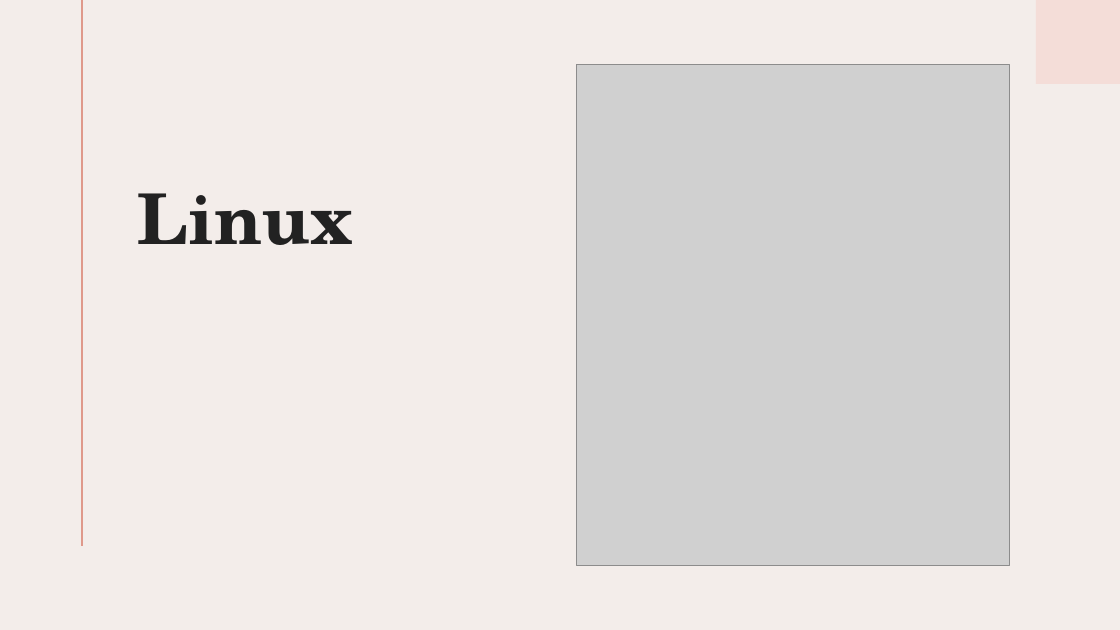
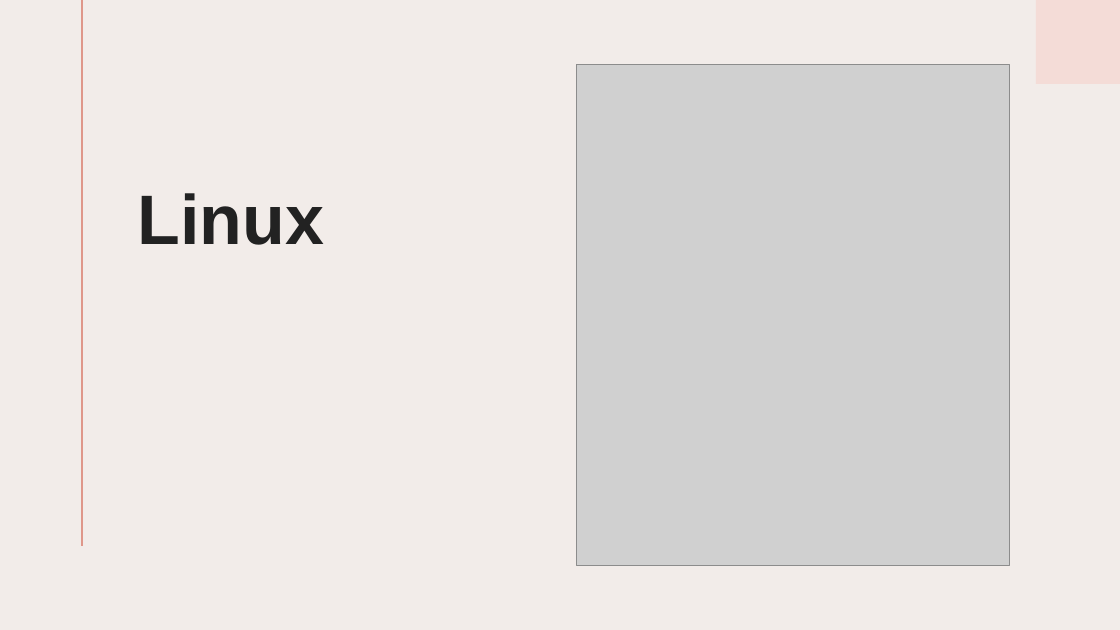
Before and after one commit to sub0101/muku, a slide deck: slide 15 of Presentation 3.pptx (slide 12 before the commit). Drawn at 1120x630 pixels with LibreOffice and Linux fonts; fonts in the diff are those of the drawing; grey boxes stand for pictures. Boxes give left, top, right and bottom in pixels: in the first picture for what was removed or moved away, otherwise in the second. Text is boxed around its words. In the diff, an @@ line names an element or a change of style, - is before the commit and + after.

```diff
--- a/Presentation 3.pptx
+++ b/Presentation 3.pptx
@@ background #F3EDEA to #F2ECE9 @@
@@ title "Linux" at bbox=[138, 193, 324, 245]: font TeX Gyre Schola to Arial @@
```
Also in this commit, not shown: 10 other slides changed, 7 slides added, 4 slides removed.
